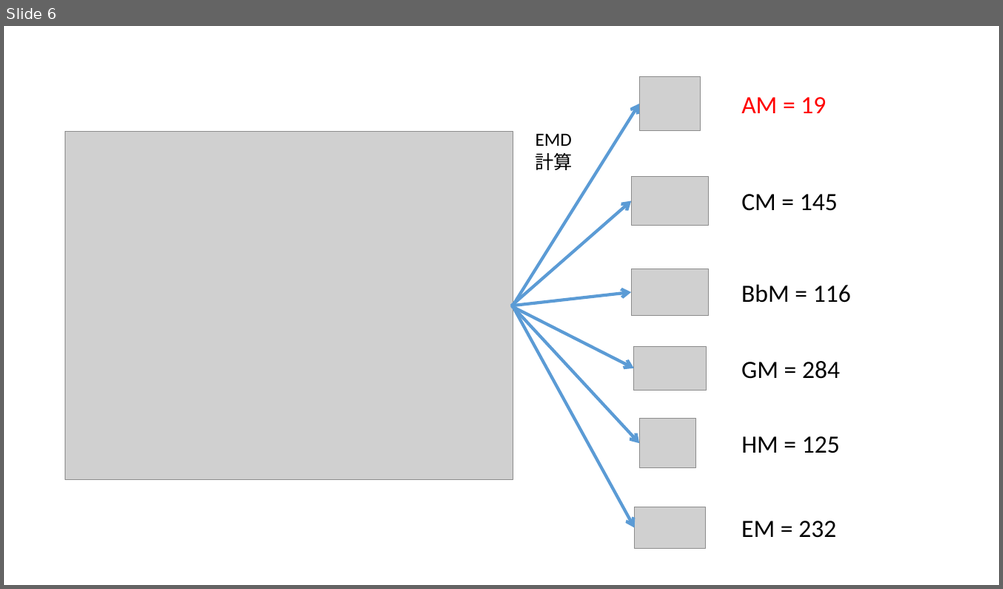
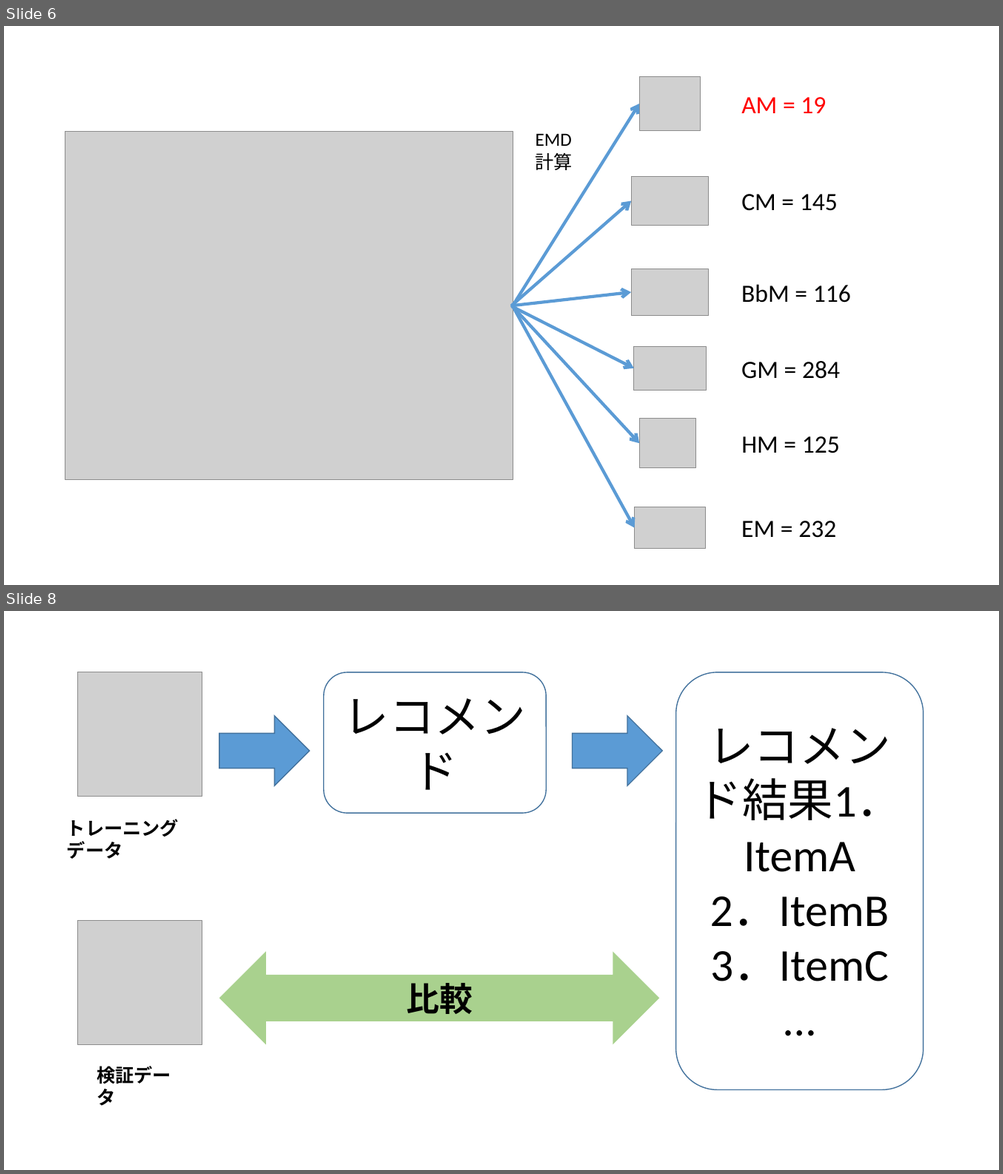
Before and after one commit to we333/m2_paper, a slide deck: ppt.pptx. Shown one above the other, each under a label of ours: slide 6 before the commit, slides 6 and 8 after it; the slides between them are not shown. The pictures are 1003x589 and 1003x1174 pixels, drawn with LibreOffice and Linux fonts; fonts in the diff are those of the drawing; grey boxes stand for pictures. Boxes give left, top, right and bottom in pixels: in the first picture for what was removed or moved away, otherwise in the second. Text is boxed around its words. In the diff, an @@ line names an element or a change of style, - is before the commit and + after.

```diff
--- a/ppt.pptx
+++ b/ppt.pptx
@@ slide 8 added at [4,611,999,1170], background #FFFFFF @@
@@ picture added at [78,672,202,796] @@
@@ rounded rectangle added at [324,672,546,813], outline #43739E 1 pt, 44 pt, text #000000 @@
+レコメンド
@@ rounded rectangle added at [676,672,923,1090], outline #43739E 1 pt, 44 pt, text #000000 @@
+レコメンド結果1．ItemA
+2．ItemB
+3．ItemC
+…
@@ right arrow added at [219,716,310,786], fill #5B9BD5, outline #43739E 1 pt @@
@@ right arrow added at [572,716,662,786], fill #5B9BD5, outline #43739E 1 pt @@
@@ text added at [67,819,179,859], 18 pt, text #000000, bold @@
+トレーニングデータ
@@ picture added at [78,920,202,1045] @@
@@ left right arrow added at [219,952,660,1045], fill #A9D18E, 32 pt, text #000000, bold @@
+比較
@@ text added at [96,1066,171,1106], 18 pt, text #000000, bold @@
+検証データ
```
Also in this commit, not shown: 3 other slides added, 3 other files.
